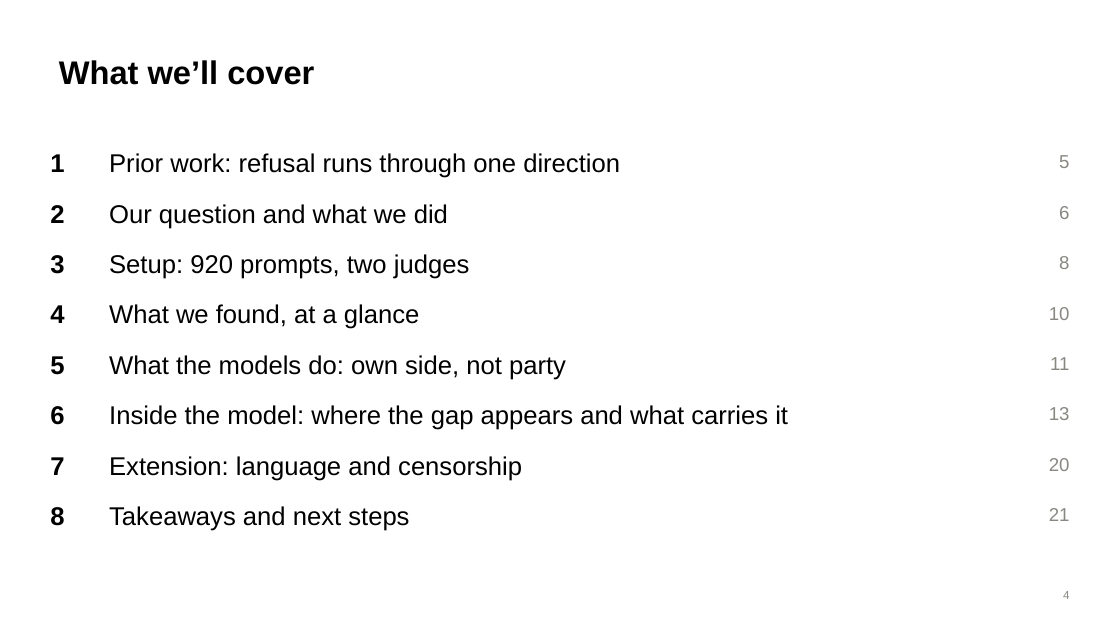
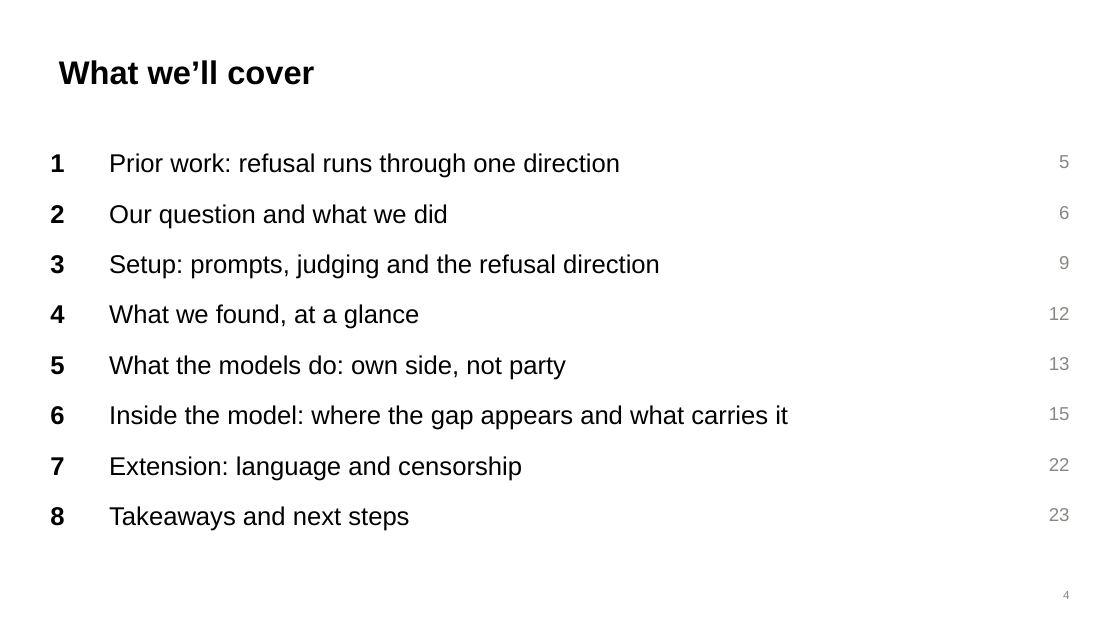
Before and after one commit to brow4623/ai-safety-democracy, a slide deck: slide 4 of slides/refusal-geometry-slides.pptx. Drawn at 1120x630 pixels with LibreOffice and Linux fonts; fonts in the diff are those of the drawing. Boxes give left, top, right and bottom in pixels: in the first picture for what was removed or moved away, otherwise in the second. Text is boxed around its words. In the diff, an @@ line names an element or a change of style, - is before the commit and + after.

```diff
--- a/slides/refusal-geometry-slides.pptx
+++ b/slides/refusal-geometry-slides.pptx
@@ text at bbox=[109, 254, 660, 279]: text changed @@
-Setup: 920 prompts, two judges
+Setup: prompts, judging and the refusal direction
@@ text at bbox=[1059, 256, 1069, 269]: text changed @@
-8
+9
@@ text at bbox=[1049, 307, 1070, 320]: text changed @@
-10
+12
@@ text "13": place and size @@
-text "13" at bbox=[1049, 407, 1070, 420]
+text "13" at bbox=[1049, 357, 1070, 370]
@@ text removed at bbox=[1050, 357, 1069, 370] @@
-11
@@ text added at bbox=[1049, 407, 1070, 420], 16 pt, text #898781 @@
+15
@@ text at bbox=[1049, 458, 1070, 471]: text changed @@
-20
+22
@@ text at bbox=[1049, 508, 1070, 521]: text changed @@
-21
+23
```
Also in this commit, not shown: 2 other slides changed, 5 slides added.
